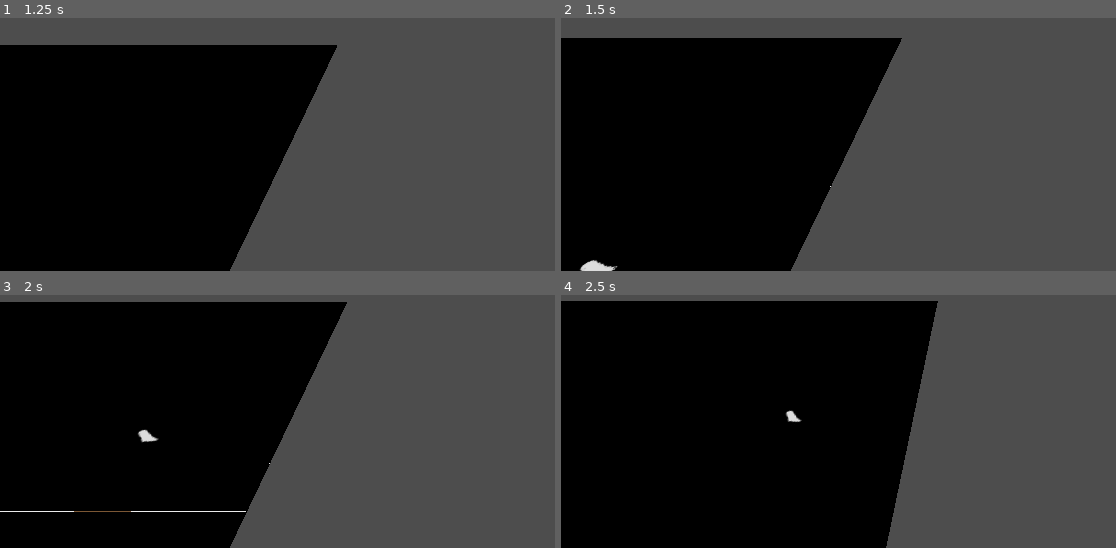
Above: before the commit, frames 1-4 (two rows, left to right).
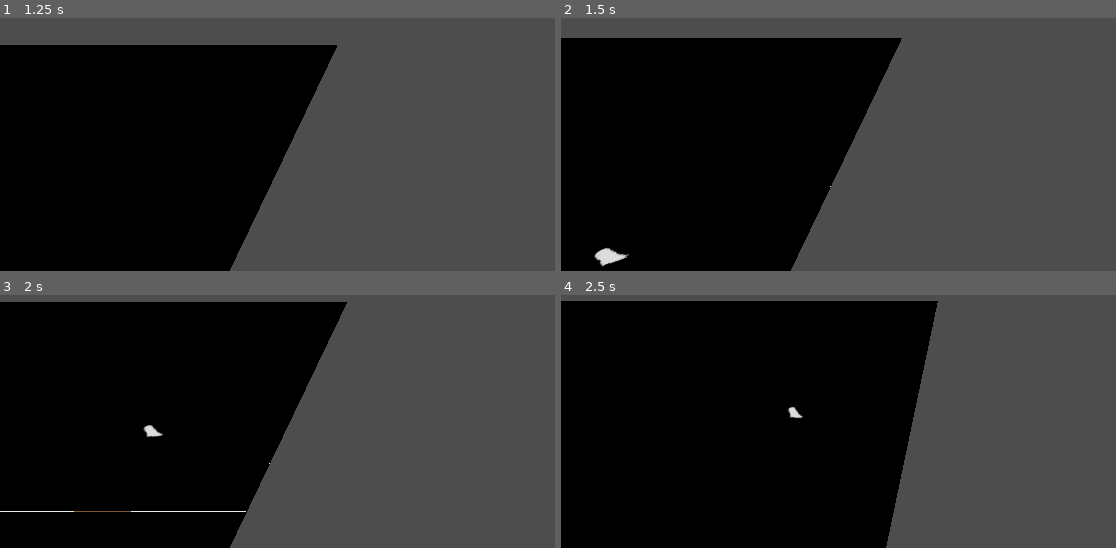
Above: after the commit, the same moments.

Repository: Ssssssaber/mara-winter-slumber
Game: Godot game, scene res://scenes/3d/environment/world.tscn
Two runs of this game, one before a commit and one after it. Both use one fixed random seed, a clock stepped at 60 frames per second and the inputs below.
Inputs:
- Up to frame 1 (1.25 s): tap Enter at 0.5 s; hold Up (ui_up) from 0.53 s (still down)
- Up to frame 2 (1.5 s): keep holding Up (ui_up)
- Up to frame 3 (2 s): keep holding Up (ui_up)
- Up to frame 4 (2.5 s): release Up (ui_up) at 2.03 s; hold Left (ui_left) from 2.03 s (still down)

Frame 1 is identical in both runs. In frame 2, 0.4% of the frame differs, in the area x 3-13%, y 90-100%; in frame 3, 0.2%; in frame 4, 0.1%.

Commit message:
(feature): GameManager singleton

Diff:
--- a/project.godot
+++ b/project.godot
@@ -14,3 +14,7 @@
 run/main_scene="uid://dnkmmpyyb4g63"
 config/features=PackedStringArray("4.5", "Forward Plus")
 config/icon="res://icon.svg"
+
+[autoload]
+
+GameManager="*res://scripts/shared/game_manager.gd"
--- a/scenes/3d/environment/world.tscn
+++ b/scenes/3d/environment/world.tscn
@@ -1,24 +1,8 @@
-[gd_scene load_steps=10 format=3 uid="uid://dnkmmpyyb4g63"]
+[gd_scene load_steps=5 format=3 uid="uid://dnkmmpyyb4g63"]
 
 [ext_resource type="MeshLibrary" uid="uid://b31hhnku3u4ca" path="res://assets/3d/environment/models/mara_tiles.tres" id="1_4m8of"]
-[ext_resource type="Script" uid="uid://b3xot43mefxax" path="res://scripts/3d/characters/movement/movement_system.gd" id="1_8rukn"]
-[ext_resource type="Texture2D" uid="uid://cwiwjhx5rjrv7" path="res://assets/3d/characters/ghost/ghost.png" id="2_sqiv5"]
-[ext_resource type="Script" uid="uid://b3h0gorrof7wu" path="res://scripts/3d/characters/sprites/billboard.gd" id="3_uu8a4"]
-[ext_resource type="Script" uid="uid://cxyundco2bjol" path="res://scripts/3d/characters/movement/move_along_path.gd" id="4_ga5gb"]
+[ext_resource type="PackedScene" uid="uid://bq75kkhxy1ekn" path="res://scenes/3d/characters/path_follower.tscn" id="1_quor5"]
 [ext_resource type="Script" uid="uid://ddtglv1g3dd3x" path="res://scripts/3d/camera/cameracontroller.gd" id="6_sqiv5"]
-
-[sub_resource type="SphereShape3D" id="SphereShape3D_e1e52"]
-
-[sub_resource type="SpriteFrames" id="SpriteFrames_67ifx"]
-animations = [{
-"frames": [{
-"duration": 1.0,
-"texture": ExtResource("2_sqiv5")
-}],
-"loop": true,
-"name": &"default",
-"speed": 5.0
-}]
 
 [sub_resource type="Curve3D" id="Curve3D_xrmru"]
 _data = {
@@ -27,28 +11,7 @@
 }
 point_count = 4
 
-[node name="TiledWorld" type="Node3D"]
-
-[node name="PathFollower" type="Node3D" parent="."]
-transform = Transform3D(1, 0, 0, 0, 1, 0, 0, 0, 1, 48.994617, 3.4436007, 1.3023243)
-
-[node name="MovementSystem" type="Node3D" parent="PathFollower"]
-script = ExtResource("1_8rukn")
-
-[node name="Body" type="CharacterBody3D" parent="PathFollower"]
-
-[node name="CollisionShape3D" type="CollisionShape3D" parent="PathFollower/Body"]
-shape = SubResource("SphereShape3D_e1e52")
-
-[node name="AnimatedSprite3D" type="AnimatedSprite3D" parent="PathFollower/Body"]
-sprite_frames = SubResource("SpriteFrames_67ifx")
-script = ExtResource("3_uu8a4")
-camera_node_path = NodePath("../../../Camera3D")
-
-[node name="MoveAlongThePath" type="Node3D" parent="PathFollower"]
-script = ExtResource("4_ga5gb")
-path_node_path = NodePath("../../GridMap/Path3D")
-movement_system_path = NodePath("../MovementSystem")
+[node name="World" type="Node3D"]
 
 [node name="GridMap" type="GridMap" parent="."]
 mesh_library = ExtResource("1_4m8of")
@@ -56,7 +19,7 @@
 "cells": PackedInt32Array(1, 65535, 2, 65535, 1, 2, 0, 1, 2, 1, 1, 1, 1, 0, 2, 2, 0, 1, 65535, 2, 2, 65534, 2, 2, 65534 …(55970 unchanged characters)…
 }
 
-[node name="Path3D" type="Path3D" parent="GridMap"]
+[node name="MainPath" type="Path3D" parent="GridMap"]
 transform = Transform3D(0.9369469, -0.3494716, 0, 0.3494716, 0.9369469, 0, 0, 0, 1, 48.600002, 1.5069103, -0.07824516)
 curve = SubResource("Curve3D_xrmru")
 
@@ -66,3 +29,8 @@
 
 [node name="DirectionalLight3D" type="DirectionalLight3D" parent="."]
 transform = Transform3D(1, 0, 0, 0, 1, 0, 0, 0, 1, 0, 40.615215, 0)
+
+[node name="SpawnPoint" type="Node3D" parent="."]
+transform = Transform3D(1, 0, 0, 0, 1, 0, 0, 0, 1, 48.477, 2.974, 0)
+
+[node name="PathFollower" parent="SpawnPoint" instance=ExtResource("1_quor5")]
--- a/scripts/3d/characters/movement/move_along_path.gd
+++ b/scripts/3d/characters/movement/move_along_path.gd
@@ -1,18 +1,15 @@
 extends Node3D
 
-@export var path_node_path: NodePath = NodePath("Path3D")
 @export var movement_system_path: NodePath = NodePath("MovementSystem")
 @export var loop_path: bool = true
 
-var path: Path3D
+@onready var path: Path3D = GameManager.GetMainPath()
+@onready var movement_system: Node = get_parent().get_node("MovementSystem")
 var curve: Curve3D
-var movement_system: Node
 
 var path_progress: float = 0.0  # Distance along the path
 
 func _ready():
-	path = get_node(path_node_path)
-	movement_system = get_node(movement_system_path)
 	curve = path.curve
 	if curve == null:
 		push_error("Path3D has no Curve3D assigned!")
--- a/scripts/3d/characters/sprites/billboard.gd
+++ b/scripts/3d/characters/sprites/billboard.gd
@@ -1,14 +1,6 @@
 extends AnimatedSprite3D
 
-@export var camera_node_path: NodePath
-
-var camera: Camera3D
-
-func _ready():
-    if camera_node_path != null:
-        camera = get_node(camera_node_path)
-    else:
-        camera = get_viewport().get_camera_3d()
+@onready var camera: Camera3D = GameManager.GetCamera()
 
 func _process(_delta):
     if camera == null:
--- /dev/null
+++ b/scripts/shared/game_manager.gd
@@ -0,0 +1,10 @@
+extends Node
+
+@onready var Camera : Camera3D = get_parent().get_node("World/Camera3D")
+@onready var MainPath : Path3D = get_parent().get_node("World/GridMap/MainPath")
+
+func GetCamera() -> Camera3D:
+    return Camera
+
+func GetMainPath() -> Path3D:
+    return MainPath
Not shown: 6 places in assets/3d/environment/models/mara_tiles.tres that only renumber resources
Not shown, added: scripts/shared/game_manager.gd.uid
